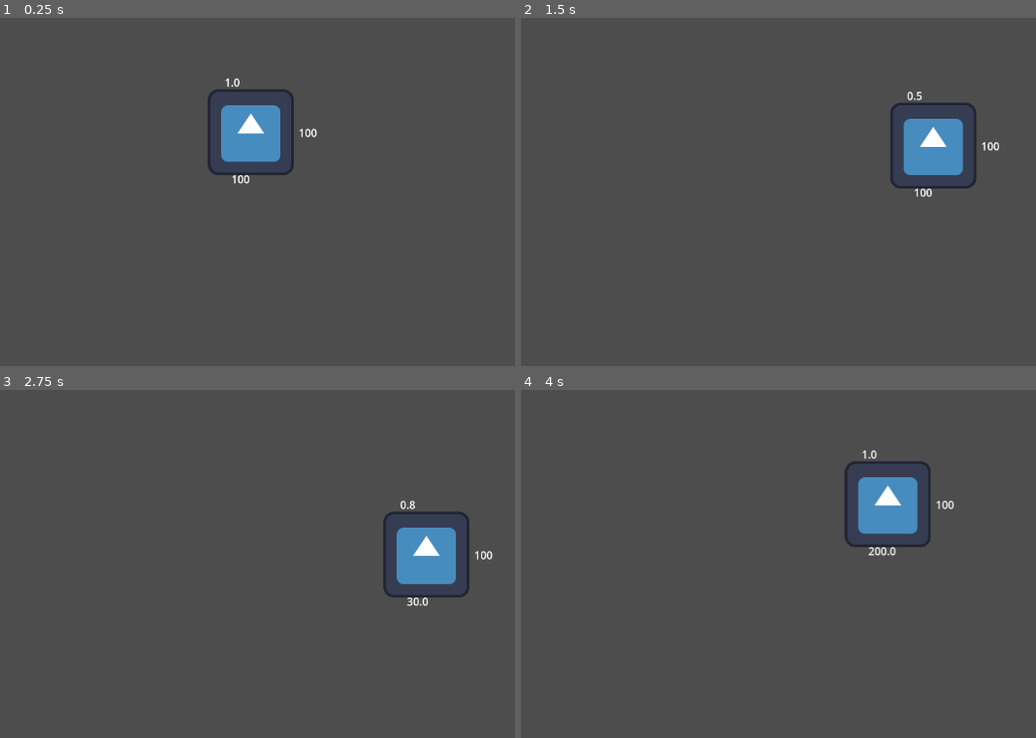
Above: before the commit, frames 1-4 (two rows, left to right).
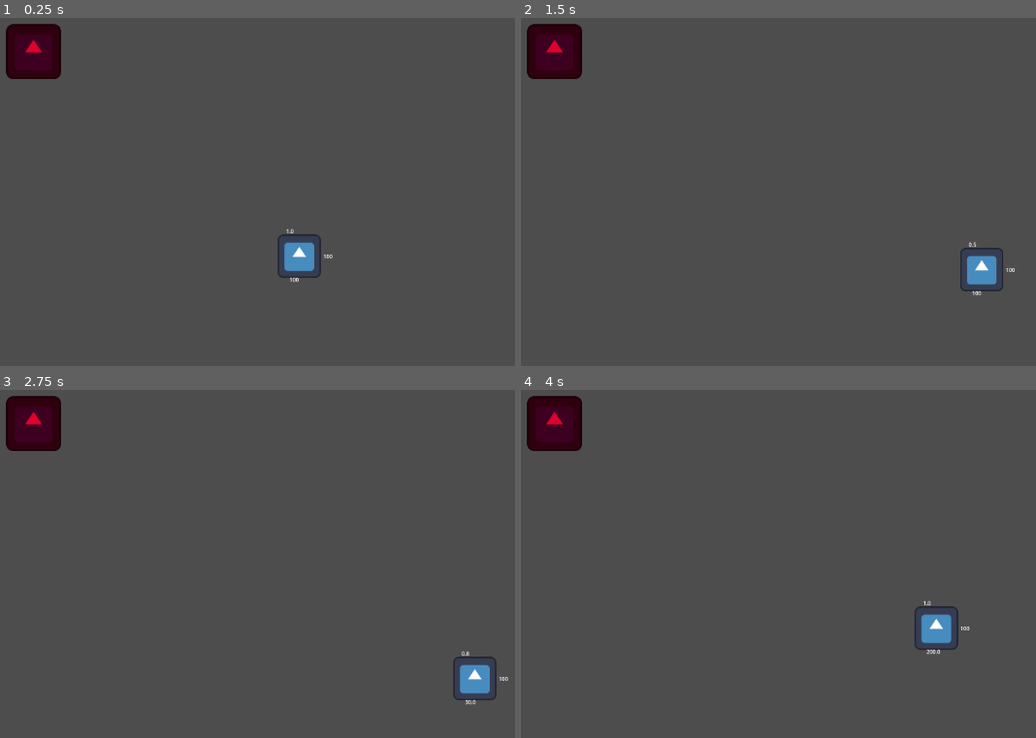
Above: after the commit, the same moments.

Repository: Mudasirh120/GMTK-2025-Submission
Game: Godot game, scene res://Scenes/main.tscn
Two runs of this game, one before a commit and one after it. Both use one fixed random seed, a clock stepped at 60 frames per second and the inputs below. The engine's default icon, where the game draws it, is replaced by a stand-in: a white triangle on a blue panel in a dark square.
Inputs:
- Up to frame 1 (0.25 s): no input
- Up to frame 2 (1.5 s): tap Enter (dash) at 0.5, 0.6 s; hold D (move_right) 0.53-1.28 s; hold S (move_backward) from 1.28 s (still down); tap Shift (run) at 1.35 s
- Up to frame 3 (2.75 s): release S (move_backward) at 2.03 s; hold D (move_right) from 2.03 s (still down); hold Space (sneak) from 2.03 s (still down)
- Up to frame 4 (4 s): release D (move_right) at 2.78 s; release Space (sneak) at 2.78 s; hold W (move_forward) 2.78-3.53 s; tap Enter (dash) at 2.85 s; hold A (move_left) from 3.53 s (still down); hold Shift (run) from 3.53 s (still down)

The runs differ from the first frame. In frame 1, 4.9% of the frame differs, in the area x 1-65%, y 1-77%; in frame 2, 4.9%; in frame 3, 4.9%; in frame 4, 5.0%, in the area x 1-88%, y 1-77%.
Error after the commit: Parse Error: Expected end of statement after class_name statement, found ":" instead. (res://Scenes/node_2d.gd:2)

Commit message:
Base enemy and collisions added

Diff:
--- /dev/null
+++ b/Scenes/enemy.gd
@@ -0,0 +1 @@
+extends CharacterBody2D
--- /dev/null
+++ b/Scenes/enemy.tscn
@@ -0,0 +1,16 @@
+[gd_scene load_steps=3 format=3 uid="uid://cdn5oj11h0t81"]
+
+[ext_resource type="Texture2D" uid="uid://cck1n4j8msmcf" path="res://icon.svg" id="1_hghv2"]
+
+[sub_resource type="CircleShape2D" id="CircleShape2D_1f0kj"]
+radius = 79.0253
+
+[node name="Enemy" type="CharacterBody2D"]
+
+[node name="Sprite2D" type="Sprite2D" parent="."]
+modulate = Color(0.87678, 0, 0.175153, 1)
+texture = ExtResource("1_hghv2")
+
+[node name="CollisionShape2D" type="CollisionShape2D" parent="."]
+position = Vector2(-1, 0)
+shape = SubResource("CircleShape2D_1f0kj")
--- a/Scenes/main.tscn
+++ b/Scenes/main.tscn
@@ -1,9 +1,20 @@
-[gd_scene load_steps=2 format=3 uid="uid://bkoptsr418n5"]
+[gd_scene load_steps=4 format=3 uid="uid://bkoptsr418n5"]
 
+[ext_resource type="Script" uid="uid://byvsjqcg17cqa" path="res://Scenes/node_2d.gd" id="1_8gbba"]
 [ext_resource type="PackedScene" uid="uid://gshrul3qv510" path="res://Scenes/player.tscn" id="1_jjgbg"]
+[ext_resource type="PackedScene" uid="uid://cdn5oj11h0t81" path="res://Scenes/enemy.tscn" id="2_bo1nx"]
 
 [node name="Main" type="Node2D"]
 
+[node name="Node2D" type="Node2D" parent="."]
+script = ExtResource("1_8gbba")
+
 [node name="Player" parent="." instance=ExtResource("1_jjgbg")]
-position = Vector2(571, 301)
+position = Vector2(642, 485)
+scale = Vector2(0.501078, 0.501078)
 motion_mode = 1
+
+[node name="Enemy" parent="." instance=ExtResource("2_bo1nx")]
+position = Vector2(246, 180)
+scale = Vector2(0.63654, 0.63654)
+motion_mode = 1
--- /dev/null
+++ b/Scenes/node_2d.gd
@@ -0,0 +1,2 @@
+extends Node2D
+class_name Human:
--- a/Scenes/player.tscn
+++ b/Scenes/player.tscn
@@ -4,7 +4,7 @@
 [ext_resource type="Texture2D" uid="uid://cck1n4j8msmcf" path="res://icon.svg" id="1_v0iea"]
 
 [sub_resource type="CircleShape2D" id="CircleShape2D_cvnsp"]
-radius = 63.7887
+radius = 79.0063
 
 [node name="Player" type="CharacterBody2D"]
 script = ExtResource("1_cvnsp")
@@ -12,9 +12,10 @@
 [node name="Sprite2D" type="Sprite2D" parent="."]
 position = Vector2(-2, -1)
 texture = ExtResource("1_v0iea")
+metadata/_edit_lock_ = true
 
 [node name="CollisionShape2D" type="CollisionShape2D" parent="."]
-position = Vector2(-2, -1)
+position = Vector2(-1, 0)
 shape = SubResource("CircleShape2D_cvnsp")
 
 [node name="Hitbox" type="Area2D" parent="."]
--- a/project.godot
+++ b/project.godot
@@ -58,8 +58,7 @@
 }
 Action={
 "deadzone": 0.2,
-"events": [Object(InputEventKey,"resource_local_to_scene":false,"resource_name":"","device":-1,"window_id":0,"alt_pressed":false,"shift_pressed":false,"ctrl_pressed":false,"meta_pressed":false,"pressed":false,"keycode":0,"physical_keycode":88,"key_label":0,"unicode":120,"location":0,"echo":false,"script":null)
-]
+"events": []
 }
 
 [rendering]
Not shown, added: Scenes/enemy.gd.uid
Not shown, added: Scenes/node_2d.gd.uid
Not shown, added: export_presets.cfg
